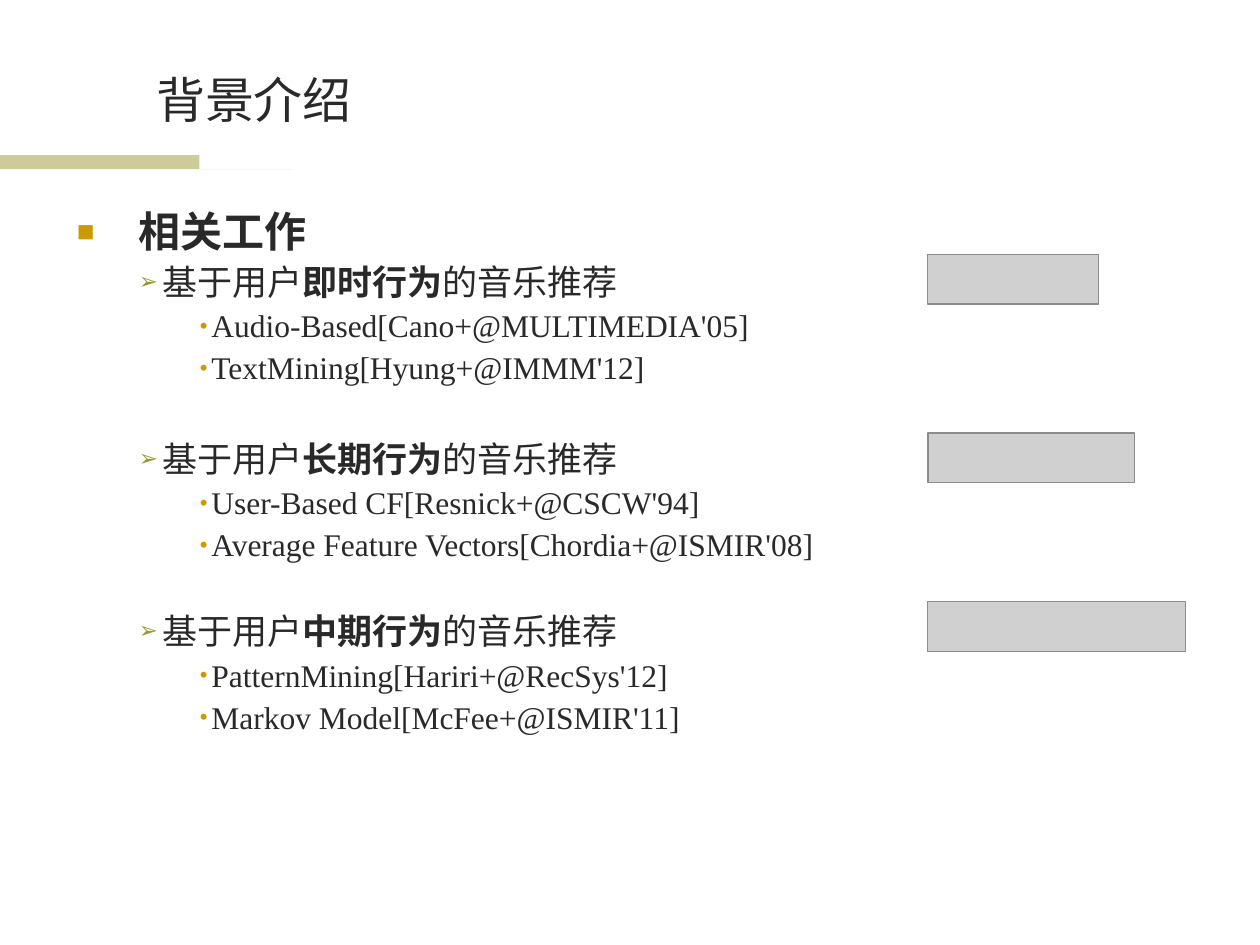
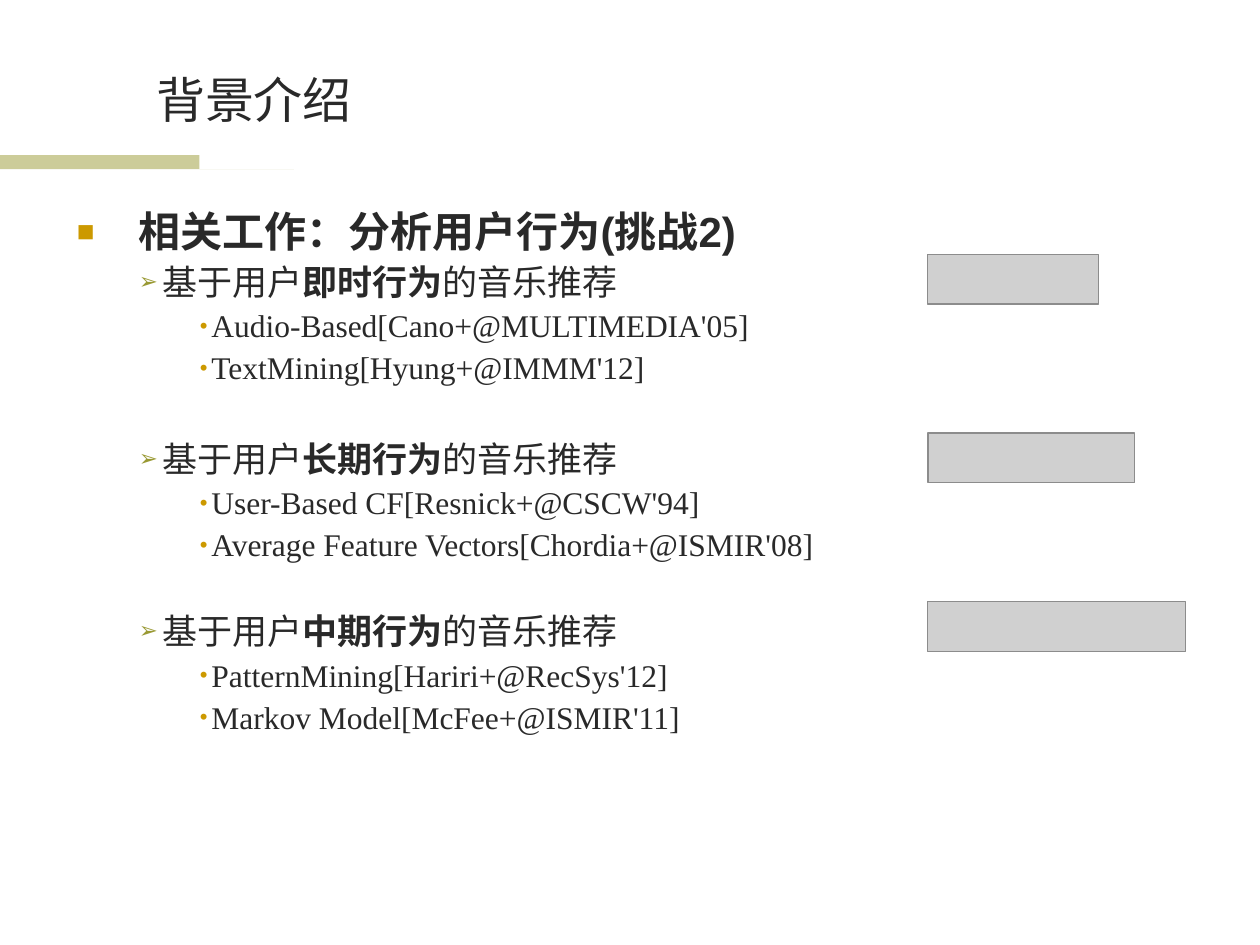
Before and after one commit to wwssttt/NJUThesis, a slide deck: slide 6 of ppt/一种基于时间序列分析的个性化音乐推荐系统及其实现.ppt (slide 5 before the commit). Drawn at 1260x945 pixels with LibreOffice and Linux fonts; fonts in the diff are those of the drawing; grey boxes stand for pictures; background and template pictures are left out. Boxes give left, top, right and bottom in pixels: in the first picture for what was removed or moved away, otherwise in the second. Text is boxed around its words. In the diff, an @@ line names an element or a change of style, - is before the commit and + after.

```diff
--- a/ppt/一种基于时间序列分析的个性化音乐推荐系统及其实现.ppt
+++ b/ppt/一种基于时间序列分析的个性化音乐推荐系统及其实现.ppt
@@ text at [139, 211, 736, 256]: text changed @@
-■ 相关工作
+■ 相关工作：分析用户行为(挑战2)
```
Also in this commit, not shown: 13 other slides changed, 1 slide added.
